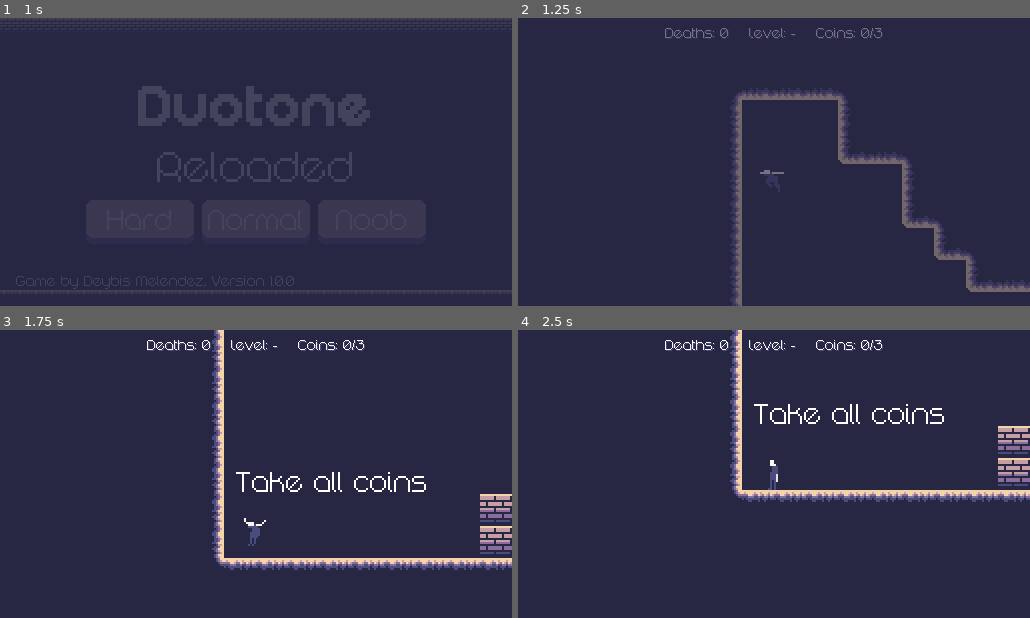
Above: before the commit, frames 1-4 (two rows, left to right).
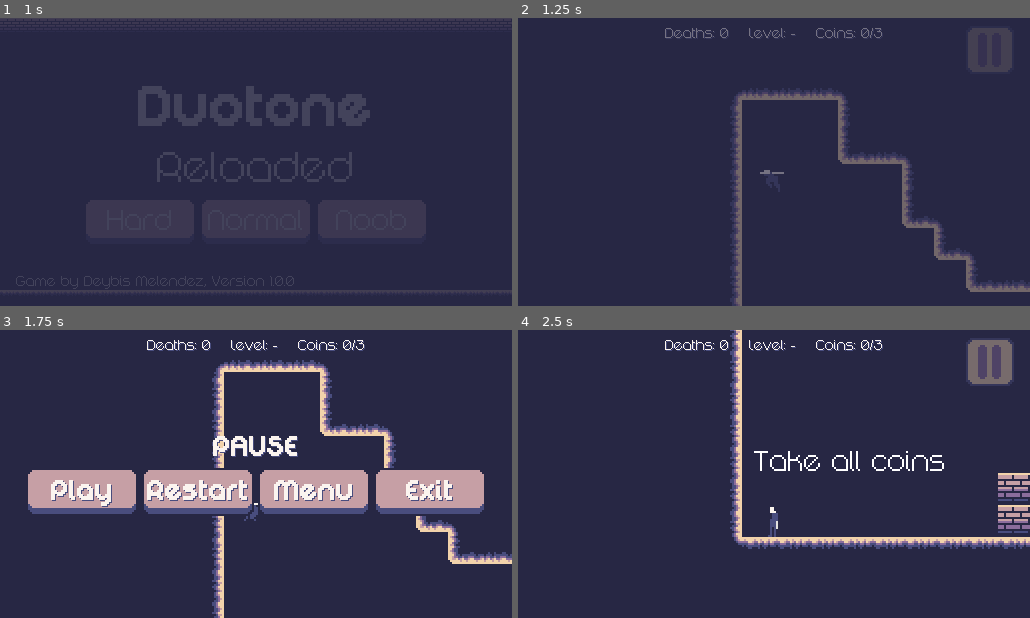
Above: after the commit, the same moments.

Repository: DeybisMelendez/duotone-reloaded
Game: Godot game, scene res://scenes/main/Main.tscn
Two runs of this game, one before a commit and one after it. Both use one fixed random seed, a clock stepped at 60 frames per second and the inputs below.
Inputs (mouse positions are in pixels of both pictures, inside the frame that each line leads up to):
- Up to frame 1 (1 s): click "Normal" at 0.5 s
- Up to frame 2 (1.25 s): no input
- Up to frame 3 (1.75 s): click (471, 361) at 1.27 s
- Up to frame 4 (2.5 s): click (599, 491) at 2 s, where only the run after the commit has a clickable "Play"

Frame 1 is identical in both runs. In frame 2, 0.9% of the frame differs, in the area x 87-97%, y 3-19%; in frame 3, 20%, in the area x 5-100%, y 0-100%; in frame 4, 8.6%.

Commit message:
arreglado problema con pausa

Diff:
--- a/autoload/global.gd
+++ b/autoload/global.gd
@@ -9,9 +9,9 @@
 var saves_count = 0
 var record = []
 
-func _input(event):
-	if Input.is_action_just_pressed("pause") and can_pause:
-		pause_game()
+#func _input(event):
+#	if Input.is_action_just_pressed("pause") and can_pause:
+#		pause_game()
 
 func pause_game():
 		if get_tree().paused:
--- a/bodies/player/HUD.gd
+++ b/bodies/player/HUD.gd
@@ -4,8 +4,8 @@
 var show = false
 
 func _ready():
-	if !OS.has_touchscreen_ui_hint(): #Eliminamos el boton pausa si no tiene touchscreen
-		$pause.queue_free()
+#	if !OS.has_touchscreen_ui_hint(): #Eliminamos el boton pausa si no tiene touchscreen
+#		$pause.hide()
 	$Label.hide()
 	if global.mode != "easy":
 		$HBoxContainer/saves.queue_free()
@@ -86,3 +86,10 @@
 	global.coins_taken = []
 	global.spawn_position = null
 	global.pause_game()
+
+func _input(event):
+	if Input.is_action_just_pressed("pause") and global.can_pause:
+		if get_tree().paused:
+			_on_resume_button_up()
+		else:
+			_on_pause_button_up()
--- a/bodies/player/HUD.tscn
+++ b/bodies/player/HUD.tscn
@@ -13,13 +13,13 @@
 [ext_resource path="res://assets/fonts/DigitalDisco.ttf" type="DynamicFontData" id=11]
 [ext_resource path="res://assets/fonts/DigitalDiscoThin.ttf" type="DynamicFontData" id=12]
 
+[sub_resource type="DynamicFont" id=1]
+font_data = ExtResource( 12 )
+
 [sub_resource type="DynamicFont" id=2]
 font_data = ExtResource( 12 )
 
 [sub_resource type="DynamicFont" id=3]
-font_data = ExtResource( 12 )
-
-[sub_resource type="DynamicFont" id=4]
 size = 32
 font_data = ExtResource( 11 )
 
Not shown: 10 places in bodies/player/HUD.tscn that only renumber resources
